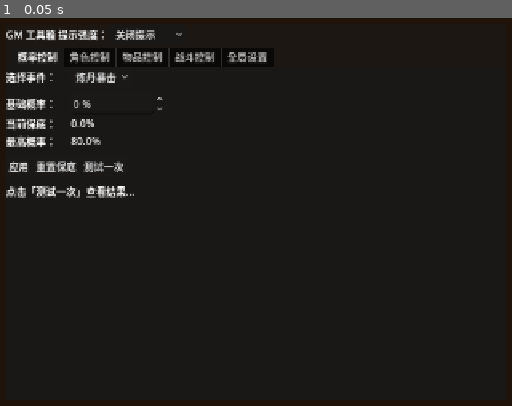
Above: before the commit, frame 1.
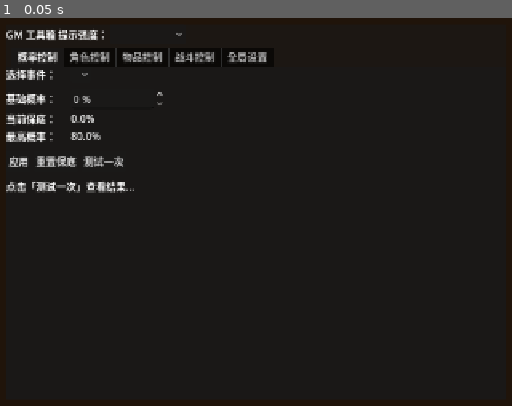
Above: after the commit, the same moment.

Repository: xiuxian999/xiuxian_godot
Game: Godot game, scene res://Scenes/GM_Manager.tscn
The game is run twice, just before and just after one commit, with the same random seed, the same clock (stepped at 60 frames per second) and the same inputs. This scene is started directly instead of the project's main scene.
Inputs:
- Up to frame 1 (0.05 s): no input

The runs differ from the first frame. In frame 1, 2.9% of the frame differs, in the area x 1-32%, y 3-47%.
Error after the commit: Parse Error: Identifier "ccfg" not declared in the current scope. (res://Scripts/GM_Manager.gd:320)

Commit message:
feat(Issue#2): 实现GM工具箱配置导出导入功能
功能：
- 在「全局设置」标签页添加「导出配置」和「导入配置」按钮
- 添加 ExportDialog 和 ImportDialog 文件对话框
- 实现 CSV 格式导出（Excel 可直接打开）
- 实现 CSV 格式导入（自动校验格式，错误提示行号）
- 导入配置实时生效，无需重启

技术细节：
- 导出：遍历 GlobalLuckController.luck_config，生成 CSV 文件
- 导入：逐行解析 CSV，校验事件 ID 和概率范围
- 信号连接：ExportButton/ImportButton pressed，FileDialog file_selected

验收：
- 点击「导出配置」可选择路径保存 CSV
- 点击「导入配置」可选择 CSV 文件导入
- 格式错误在控制台打印具体行号

Diff:
--- a/Scenes/GM_Manager.tscn
+++ b/Scenes/GM_Manager.tscn
@@ -437,3 +437,38 @@
 size_flags_horizontal = 1
 text = "启用"
 button_pressed = true
+
+[node name="HSeparator2" type="HSeparator" parent="MainPanel/VBox/TabContainer/全局设置/VBox"]
+layout_mode = 2
+
+[node name="配置按钮行" type="HBoxContainer" parent="MainPanel/VBox/TabContainer/全局设置/VBox"]
+layout_mode = 2
+size_flags_vertical = 0
+
+[node name="ExportButton" type="Button" parent="MainPanel/VBox/TabContainer/全局设置/VBox/配置按钮行"]
+mouse_filter = 2
+layout_mode = 2
+size_flags_horizontal = 1
+text = "导出配置"
+
+[node name="ImportButton" type="Button" parent="MainPanel/VBox/TabContainer/全局设置/VBox/配置按钮行"]
+mouse_filter = 2
+layout_mode = 2
+size_flags_horizontal = 1
+text = "导入配置"
+
+[node name="ExportDialog" type="FileDialog" parent="."]
+layout_mode = 2
+mode = 3
+access = 1
+file_mode = 4
+filters = PackedStringArray("*.csv")
+current_file = "gm_config.csv"
+
+[node name="ImportDialog" type="FileDialog" parent="."]
+layout_mode = 2
+mode = 0
+access = 1
+file_mode = 0
+filters = PackedStringArray("*.csv")
+current_file = "gm_config.csv"
--- a/Scripts/GM_Manager.gd
+++ b/Scripts/GM_Manager.gd
@@ -67,6 +67,10 @@
 	_nodes["speed_slider"]   = _get_node("MainPanel/VBox/TabContainer/全局设置/VBox/游戏速度行/SpeedSlider")
 	_nodes["speed_label"]    = _get_node("MainPanel/VBox/TabContainer/全局设置/VBox/游戏速度行/SpeedLabel")
 	_nodes["debug_check"]    = _get_node("MainPanel/VBox/TabContainer/全局设置/VBox/调试模式行/DebugCheck")
+	_nodes["export_button"]  = _get_node("MainPanel/VBox/TabContainer/全局设置/VBox/配置按钮行/ExportButton")
+	_nodes["import_button"]  = _get_node("MainPanel/VBox/TabContainer/全局设置/VBox/配置按钮行/ImportButton")
+	_nodes["export_dialog"]  = _get_node("ExportDialog")
+	_nodes["import_dialog"]  = _get_node("ImportDialog")
 	# TabContainer 本身
 	_nodes["tab_container"]  = _get_node("MainPanel/VBox/TabContainer")
 
@@ -257,6 +261,36 @@
 	else:
 		push_warning("DebugCheck 节点为空，信号未连接")
 
+	# —— 配置导出/导入按钮 ——
+	var eb: Button = _get_node("MainPanel/VBox/TabContainer/全局设置/VBox/配置按钮行/ExportButton")
+	if eb:
+		eb.pressed.connect(_on_export_pressed)
+		print("  ✅ ExportButton.pressed 已连接")
+	else:
+		push_warning("ExportButton 节点为空，信号未连接")
+
+	var ib: Button = _get_node("MainPanel/VBox/TabContainer/全局设置/VBox/配置按钮行/ImportButton")
+	if ib:
+		ib.pressed.connect(_on_import_pressed)
+		print("  ✅ ImportButton.pressed 已连接")
+	else:
+		push_warning("ImportButton 节点为空，信号未连接")
+
+	# —— 文件对话框 ——
+	var ed: FileDialog = _get_node("ExportDialog")
+	if ed:
+		ed.file_selected.connect(_on_export_dialog_confirmed)
+		print("  ✅ ExportDialog.file_selected 已连接")
+	else:
+		push_warning("ExportDialog 节点为空，信号未连接")
+
+	var id: FileDialog = _get_node("ImportDialog")
+	if id:
+		id.file_selected.connect(_on_import_dialog_confirmed)
+		print("  ✅ ImportDialog.file_selected 已连接")
+	else:
+		push_warning("ImportDialog 节点为空，信号未连接")
+
 	# —— TabContainer 标签页切换 ——
 	var tc: TabContainer = _get_node("MainPanel/VBox/TabContainer")
 	if tc:
@@ -283,15 +317,15 @@
 
 	var rs: SpinBox = _nodes.get("rate_spin")
 	if rs:
-		rs.value = cfg.base_rate * 100.0
+		rs.value = ccfg.base_rate * 100.0
 
 	var ll: Label = _nodes.get("luck_label")
 	if ll:
-		ll.text = "%.1f%%" % [cfg.current_luck * 100.0]
+		ll.text = "%.1f%%" % [ccfg.current_luck * 100.0]
 
 	var ml: Label = _nodes.get("max_rate_label")
 	if ml:
-		ml.text = "%.1f%%" % [cfg.max_rate * 100.0]
+		ml.text = "%.1f%%" % [ccfg.max_rate * 100.0]
 
 
 # =========================================
@@ -440,3 +474,135 @@
 	var tc: TabContainer = _nodes.get("tab_container")
 	if tc:
 		print("📑 切换标签页 → %s" % tc.get_tab_title(_tab))
+
+
+# =========================================
+# 配置导出/导入功能
+# =========================================
+func _on_export_pressed() -> void:
+	"""点击「导出配置」按钮，打开文件保存对话框"""
+	var dialog: FileDialog = _nodes.get("export_dialog")
+	if dialog:
+		dialog.popup_centered(Vector2i(600, 400))
+		print("📤 打开导出文件对话框")
+
+
+func _on_export_dialog_confirmed(path: String) -> void:
+	"""确认导出文件路径，生成 CSV 文件"""
+	if not Engine.has_singleton("GlobalLuckController"):
+		push_warning("GlobalLuckController 单例未找到，无法导出")
+		return
+
+	var glc = Engine.get_singleton("GlobalLuckController")
+	var csv_lines: Array = []
+
+	# CSV 表头
+	csv_lines.append("事件ID,事件名称,基础概率(%),保底等级(%),最高概率(%),备注")
+
+	# 遍历所有概率系统
+	for i in range(SYSTEM_KEYS.size()):
+		var key: String = SYSTEM_KEYS[i]
+		var name: String = SYSTEM_NAMES[i]
+		if glc.luck_config.has(key):
+			var cfg: Dictionary = glc.luck_config[key]
+			var line: String = "%s,%s,%.1f,%.1f,%.1f,%s" % [
+				key,
+				name,
+				ccfg.base_rate * 100.0,
+				ccfg.current_luck * 100.0,
+				ccfg.max_rate * 100.0,
+				"",  # 备注留空
+			]
+			csv_lines.append(line)
+
+	# 写入文件
+	var file = FileAccess.open(path, FileAccess.WRITE)
+	if file:
+		for line in csv_lines:
+			file.store_line(line)
+		file.close()
+		print("✅ 配置导出成功！文件路径：%s" % path)
+		print("  📄 共导出 %d 条概率配置" % [csv_lines.size() - 1])
+	else:
+		push_error("❌ 无法打开文件：%s" % path)
+
+
+func _on_import_pressed() -> void:
+	"""点击「导入配置」按钮，打开文件选择对话框"""
+	var dialog: FileDialog = _nodes.get("import_dialog")
+	if dialog:
+		dialog.popup_centered(Vector2i(600, 400))
+		print("📥 打开导入文件对话框")
+
+
+func _on_import_dialog_confirmed(path: String) -> void:
+	"""确认导入文件路径，解析 CSV 文件并更新配置"""
+	if not Engine.has_singleton("GlobalLuckController"):
+		push_warning("GlobalLuckController 单例未找到，无法导入")
+		return
+
+	# 读取文件
+	var file = FileAccess.open(path, FileAccess.READ)
+	if not file:
+		push_error("❌ 无法打开文件：%s" % path)
+		return
+
+	var line_num: int = 0
+	var success_count: int = 0
+	var error_msgs: Array = []
+
+	# 逐行解析
+	while not file.eof_reached():
+		var line: String = file.get_line().strip_edges()
+		line_num += 1
+
+		# 跳过空行和表头
+		if line.is_empty() or line.begins_with("事件ID"):
+			continue
+
+		# 解析 CSV 行
+		var parts: Array = line.split(",")
+		if parts.size() < 3:
+			error_msgs.append("第 %d 行：格式错误（至少需要 3 列）" % line_num)
+			continue
+
+		var key: String = parts[0].strip_edges()
+		var base_rate_str: String = parts[2].strip_edges()
+
+		# 校验事件 ID
+		if not SYSTEM_KEYS.has(key):
+			error_msgs.append("第 %d 行：未知事件 ID「%s」" % [line_num, key])
+			continue
+
+		# 校验基础概率
+		var base_rate: float = base_rate_str.to_float() / 100.0
+		if base_rate < 0.0 or base_rate > 1.0:
+			error_msgs.append("第 %d 行：基础概率超出范围（0-100）" % line_num)
+			continue
+
+		# 应用配置
+		Engine.get_singleton("GlobalLuckController").set_base_rate(key, base_rate)
+		success_count += 1
+
+	file.close()
+
+	# 刷新 UI
+	_refresh_prob_ui()
+
+	# 打印结果
+	print("✅ 配置导入完成！")
+	print("  📊 成功：%d 条" % success_count)
+	if error_msgs.size() > 0:
+		print("  ⚠️ 失败：%d 条" % error_msgs.size())
+		for msg in error_msgs:
+			print("    - %s" % msg)
+	else:
+		print("  ✅ 全部成功，无错误")
+
+	# 显示结果到 UI（如果有测试结果标签）
+	var tl: Label = _nodes.get("test_result")
+	if tl:
+		var msg: String = "导入完成：成功 %d 条" % success_count
+		if error_msgs.size() > 0:
+			msg += "，失败 %d 条（详见控制台）" % error_msgs.size()
+		tl.text = msg
Not shown, added: GITEE_WORK_LOG.md
